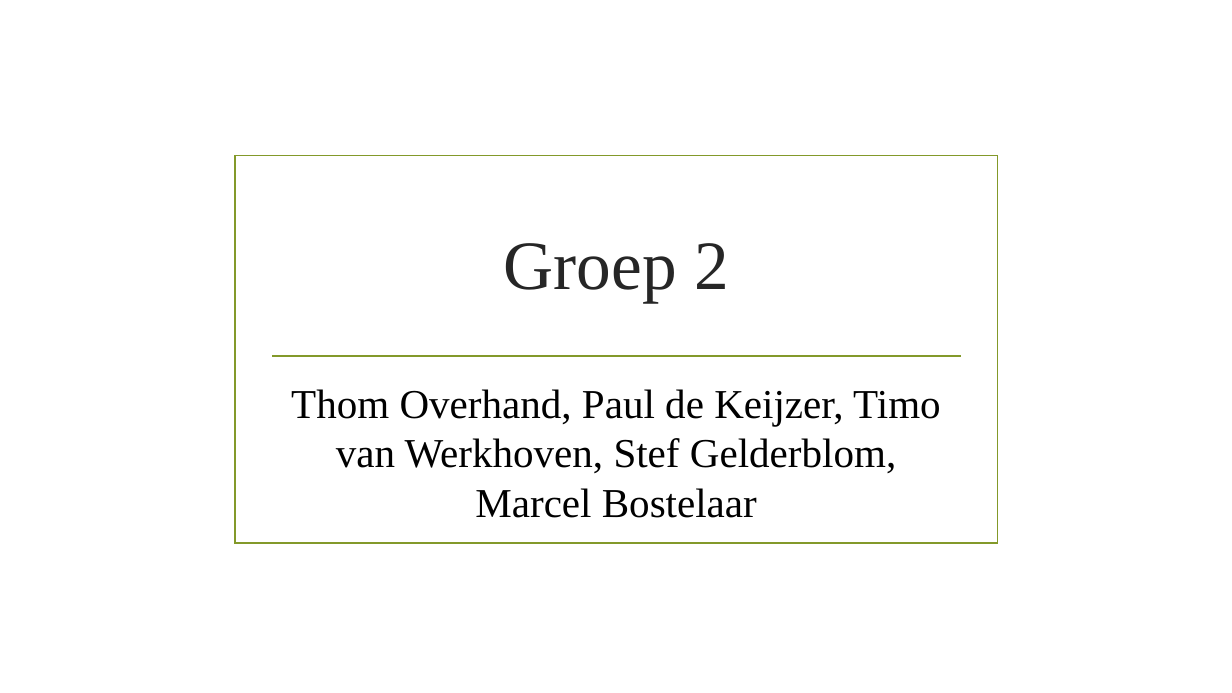
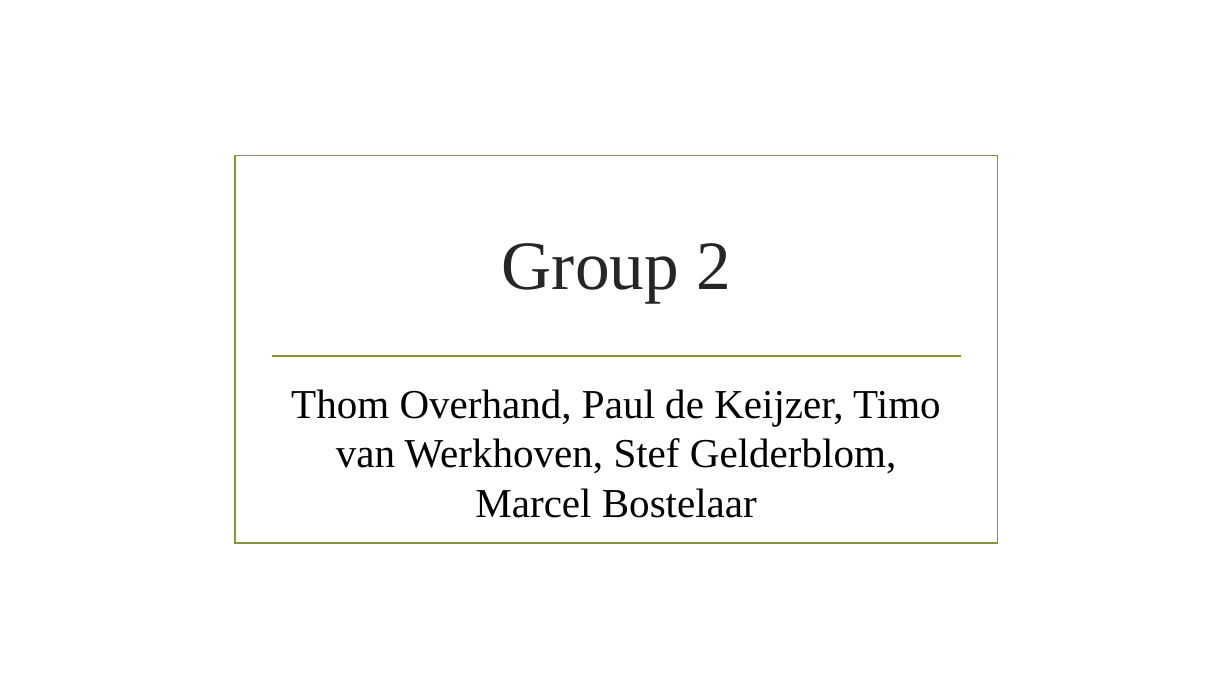
Before and after one commit to Pbdekeijzer/Project5-6, a slide deck: slide 1 of Presentatie/presentatie project 2 eerste fase.pptx. Drawn at 1232x693 pixels with LibreOffice and Linux fonts; fonts in the diff are those of the drawing; background and template pictures are left out. Boxes give left, top, right and bottom in pixels: in the first picture for what was removed or moved away, otherwise in the second. Text is boxed around its words. In the diff, an @@ line names an element or a change of style, - is before the commit and + after.

```diff
--- a/Presentatie/presentatie project 2 eerste fase.pptx
+++ b/Presentatie/presentatie project 2 eerste fase.pptx
@@ title at [502, 243, 731, 303]: text changed @@
-Groep 2
+Group 2
```
Also in this commit, not shown: 3 other slides changed, 5 slides added, 5 slides removed.
